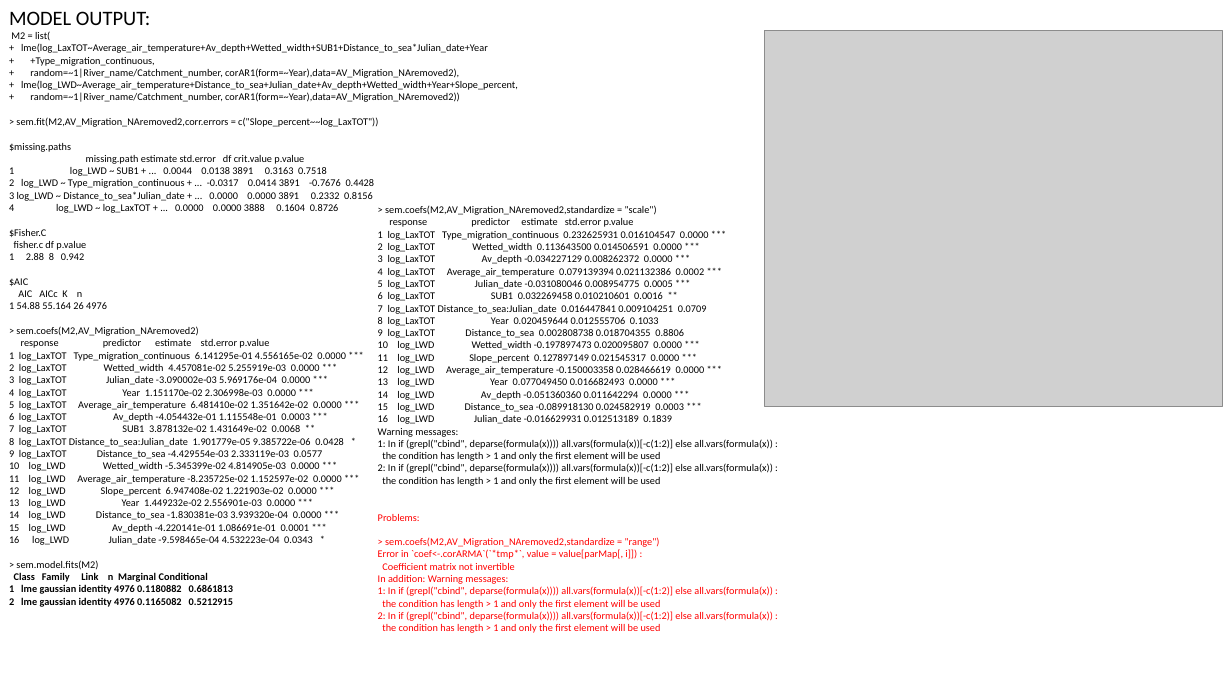
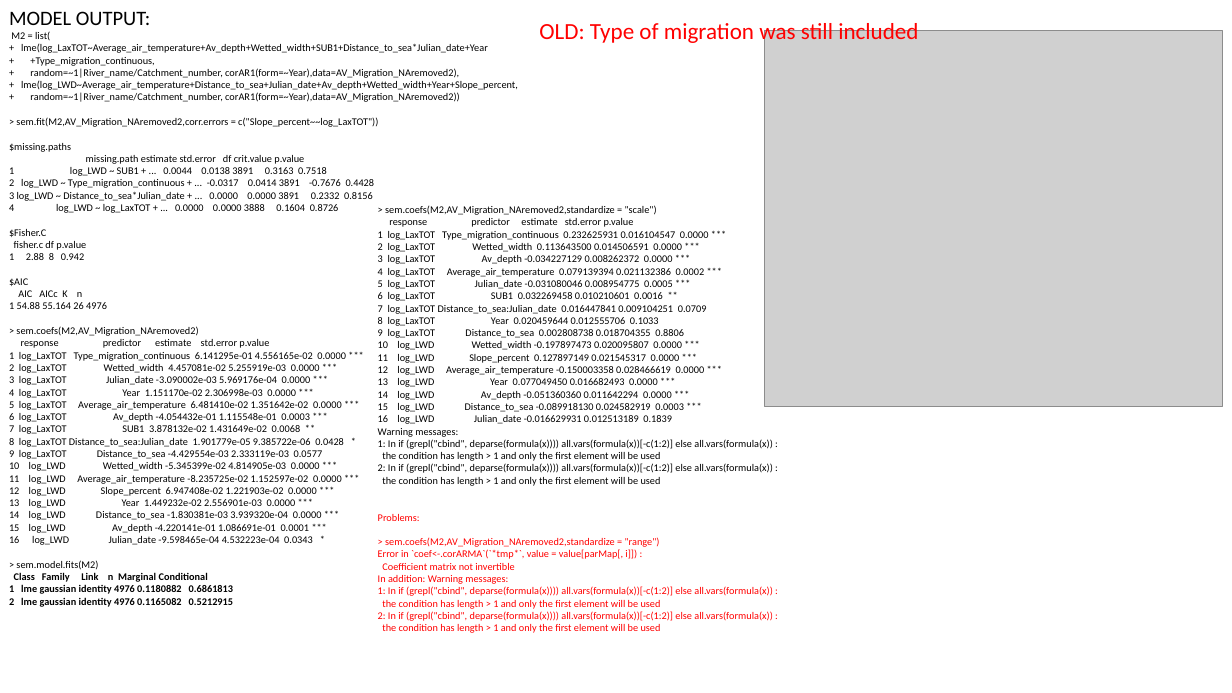
Before and after one commit to SerenaDonadi/Dod-ved, a slide deck: slide 33 of Electrofish data/LWD_analyses.pptx (slide 24 before the commit). Drawn at 1232x693 pixels with LibreOffice and Linux fonts; fonts in the diff are those of the drawing; grey boxes stand for pictures. Boxes give left, top, right and bottom in pixels: in the first picture for what was removed or moved away, otherwise in the second. Text is boxed around its words. In the diff, an @@ line names an element or a change of style, - is before the commit and + after.

```diff
--- a/Electrofish data/LWD_analyses.pptx
+++ b/Electrofish data/LWD_analyses.pptx
@@ text added at (539,20,918,46), 18 pt, text #FF0000 @@
+OLD: Type of migration was still included
```
Also in this commit, not shown: 7 other slides changed, 4 slides added, 1 other file.
